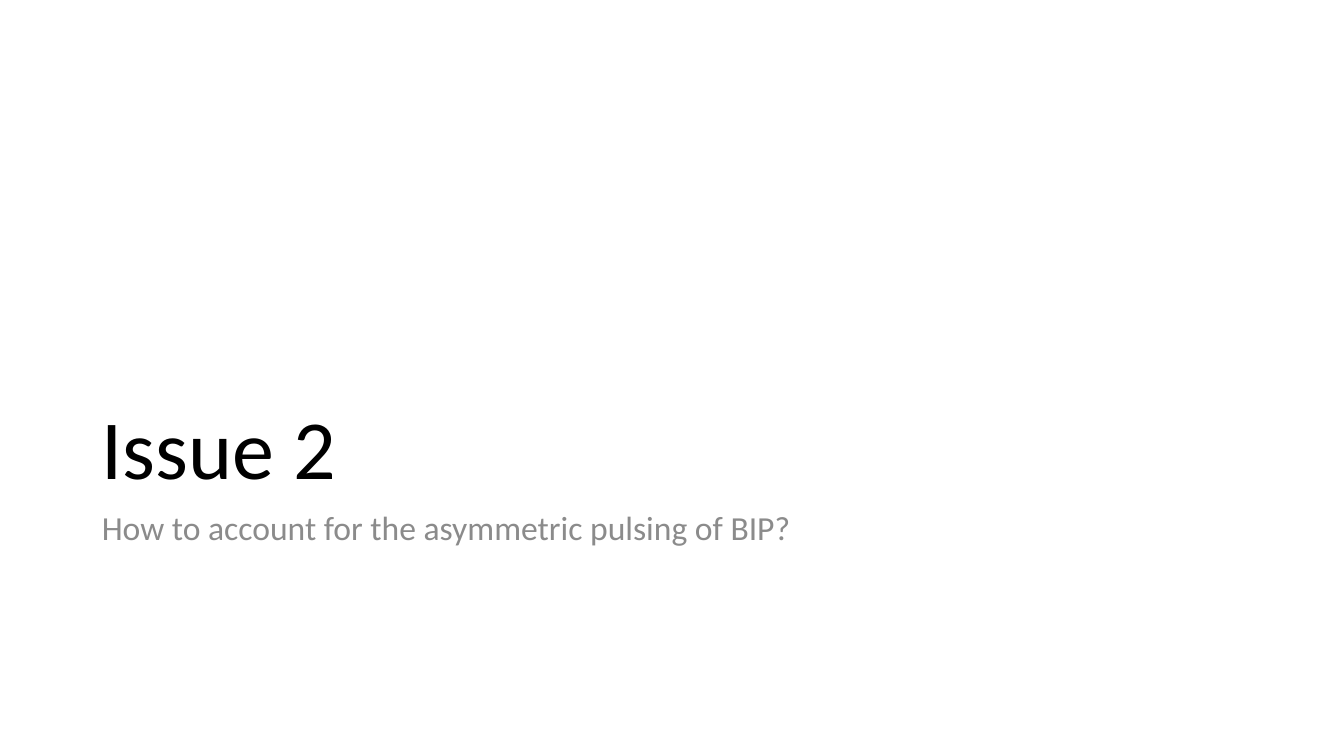
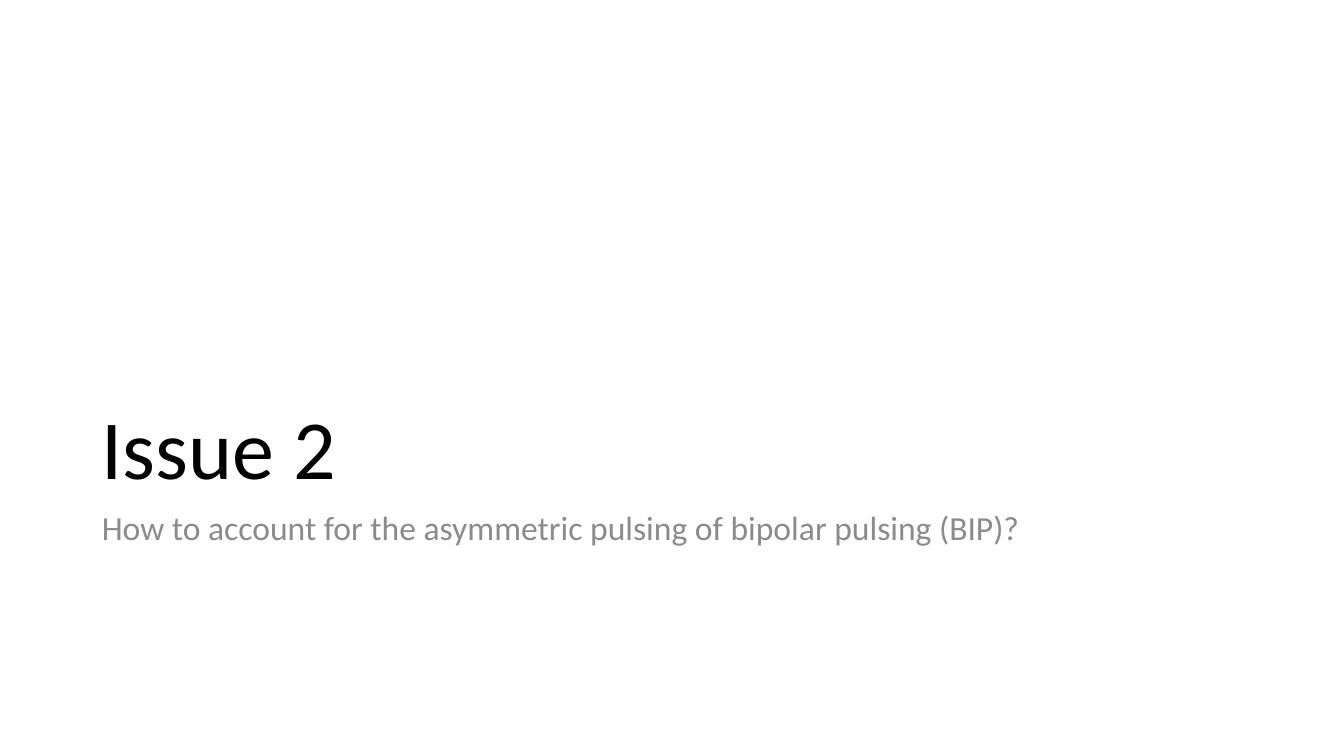
Before and after one commit to ChrisLiutx/Monte-Carlos-MgO-TDDB, a slide deck: slide 12 of Notes.pptx (slide 10 before the commit). Drawn at 1344x756 pixels with LibreOffice and Linux fonts; fonts in the diff are those of the drawing. Boxes give left, top, right and bottom in pixels: in the first picture for what was removed or moved away, otherwise in the second. Text is boxed around its words. In the diff, an @@ line names an element or a change of style, - is before the commit and + after.

```diff
--- a/Notes.pptx
+++ b/Notes.pptx
@@ text at box(102, 515, 1019, 546): text changed @@
-How to account for the asymmetric pulsing of BIP?
+How to account for the asymmetric pulsing of bipolar pulsing (BIP)?
```
Also in this commit, not shown: 5 other slides changed, 3 slides added.
